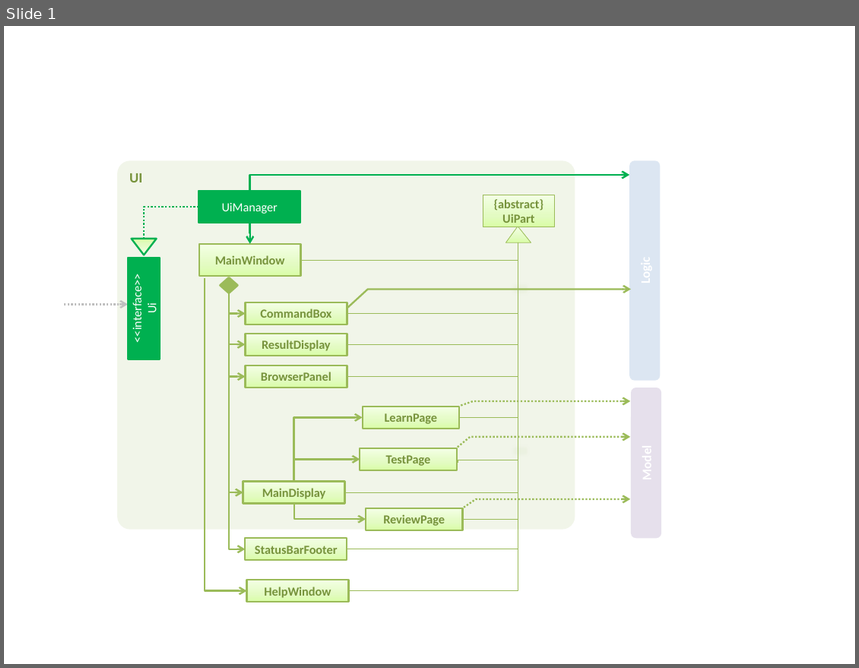
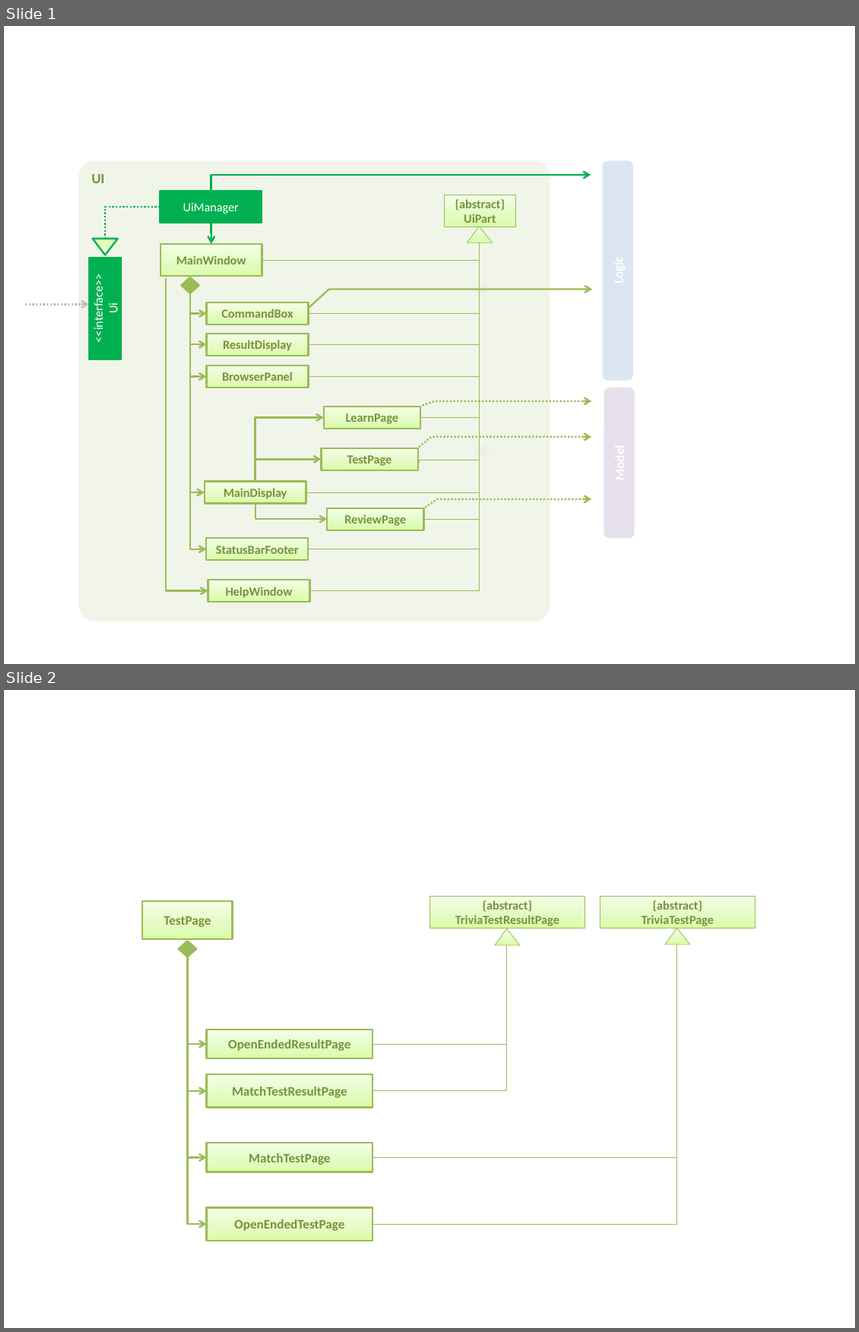
Before and after one commit to shaniceabigail/3VIA, a slide deck: docs/diagrams/UiComponentClassDiagram.pptx. Shown one above the other, each under a label of ours: slide 1 before the commit, slides 1 and 2 after it. The pictures are 859x668 and 859x1332 pixels, drawn with LibreOffice and Linux fonts; fonts in the diff are those of the drawing. Boxes give left, top, right and bottom in pixels: in the first picture for what was removed or moved away, otherwise in the second. Text is boxed around its words. In the diff, an @@ line names an element or a change of style, - is before the commit and + after.

```diff
--- a/docs/diagrams/UiComponentClassDiagram.pptx
+++ b/docs/diagrams/UiComponentClassDiagram.pptx
@@ slide 2 added at (4, 690, 855, 1328), background #FFFFFF @@
@@ rectangle added at (143, 901, 233, 939), fill gradient #DAFDA7 to #E4FCC2 to #F5FFE7, outline #9BBB59 1.5 pt, 11 pt, text #77933C, bold @@
+TestPage
@@ rectangle added at (430, 896, 585, 929), fill gradient #DAFDA7 to #E4FCC2 to #F5FFE7, outline #9BBB59 0.5 pt, 10.5 pt, text #77933C, bold @@
+{abstract}
+TriviaTestResultPage
@@ rectangle added at (600, 896, 756, 929), fill gradient #DAFDA7 to #E4FCC2 to #F5FFE7, outline #9BBB59 0.5 pt, 10.5 pt, text #77933C, bold @@
+{abstract}
+TriviaTestPage
@@ triangle added at (495, 929, 521, 945), fill gradient #DAFDA7 to #E4FCC2 to #F5FFE7, outline #9BBB59 0.5 pt @@
@@ triangle added at (665, 929, 691, 945), fill gradient #DAFDA7 to #E4FCC2 to #F5FFE7, outline #9BBB59 0.5 pt @@
@@ diamond added at (180, 941, 196, 957), fill #9BBB59, outline #9BBB59 2 pt @@
@@ elbow arrow added from (188, 957) to (207, 1044), #9BBB59 1.5 pt @@
@@ elbow arrow added from (188, 957) to (207, 1091), #9BBB59 1.5 pt @@
@@ elbow arrow added from (188, 957) to (207, 1158), #9BBB59 1.5 pt @@
@@ elbow arrow added from (188, 957) to (207, 1224), #9BBB59 1.5 pt @@
@@ elbow line added from (373, 1044) to (507, 945), #9BBB59 0.5 pt @@
@@ elbow line added from (373, 1158) to (677, 945), #9BBB59 0.5 pt @@
@@ elbow line added from (373, 1091) to (507, 945), #9BBB59 0.5 pt @@
@@ elbow line added from (373, 1224) to (677, 945), #9BBB59 0.5 pt @@
@@ rectangle added at (207, 1030, 373, 1059), fill gradient #DAFDA7 to #E4FCC2 to #F5FFE7, outline #9BBB59 1.5 pt, 11 pt, text #77933C, bold @@
+OpenEndedResultPage
@@ rectangle added at (207, 1075, 373, 1108), fill gradient #DAFDA7 to #E4FCC2 to #F5FFE7, outline #9BBB59 1.5 pt, 11 pt, text #77933C, bold @@
+MatchTestResultPage
@@ rectangle added at (207, 1143, 373, 1172), fill gradient #DAFDA7 to #E4FCC2 to #F5FFE7, outline #9BBB59 1.5 pt, 11 pt, text #77933C, bold @@
+MatchTestPage
@@ rectangle added at (207, 1208, 373, 1241), fill gradient #DAFDA7 to #E4FCC2 to #F5FFE7, outline #9BBB59 1.5 pt, 11 pt, text #77933C, bold @@
+OpenEndedTestPage
@@ slide 1 changed as well @@
@@ rounded rectangle "UI": place and size @@
-rounded rectangle "UI" at (117, 161, 576, 529)
+rounded rectangle "UI" at (79, 161, 550, 622)
@@ rounded rectangle: place and size @@
-rounded rectangle at (629, 161, 661, 381)
+rounded rectangle at (602, 161, 633, 381)
@@ 15 rectangles, 12 elbow arrows, 11 elbow lines, 4 freeform shapes, 2 triangles, 1 diamond: place and size @@
-15 rectangles, 12 elbow arrows, 11 elbow lines, 4 freeform shapes, 2 triangles, 1 diamond at (65, 175, 630, 602)
+15 rectangles, 12 elbow arrows, 11 elbow lines, 4 freeform shapes, 2 triangles, 1 diamond at (25, 175, 592, 602)
@@ rounded rectangle: place and size @@
-rounded rectangle at (631, 389, 661, 539)
+rounded rectangle at (604, 389, 634, 539)
```
Also in this commit, not shown: 3 other files.
